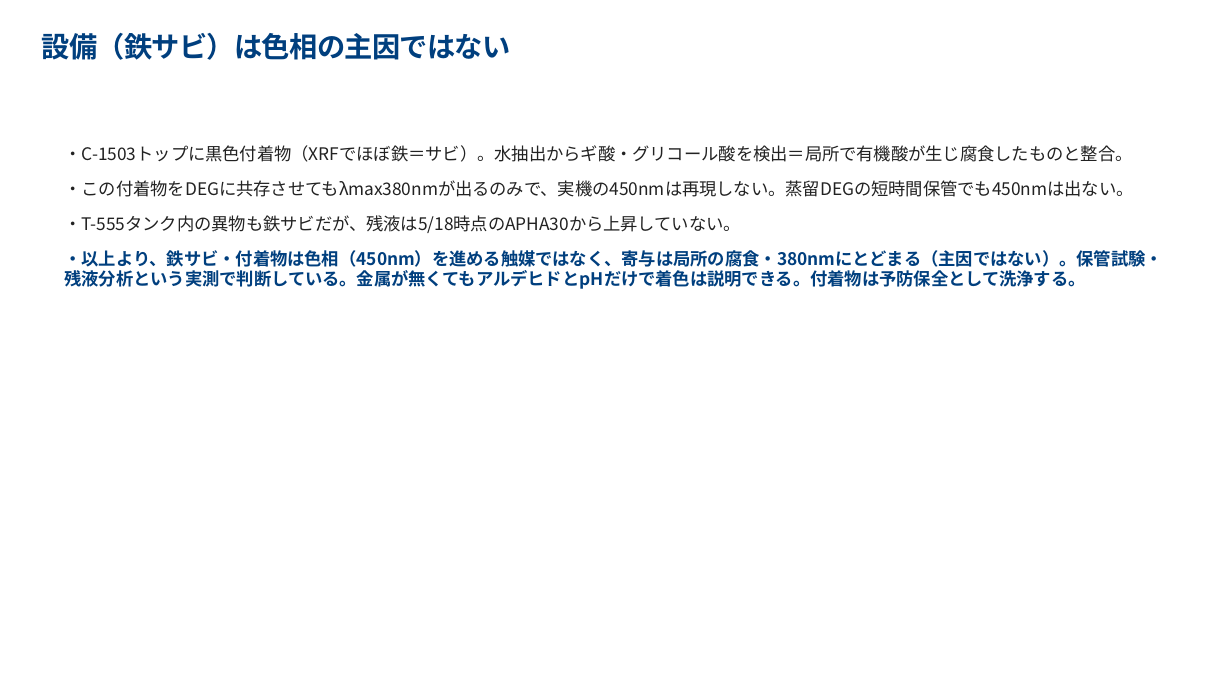
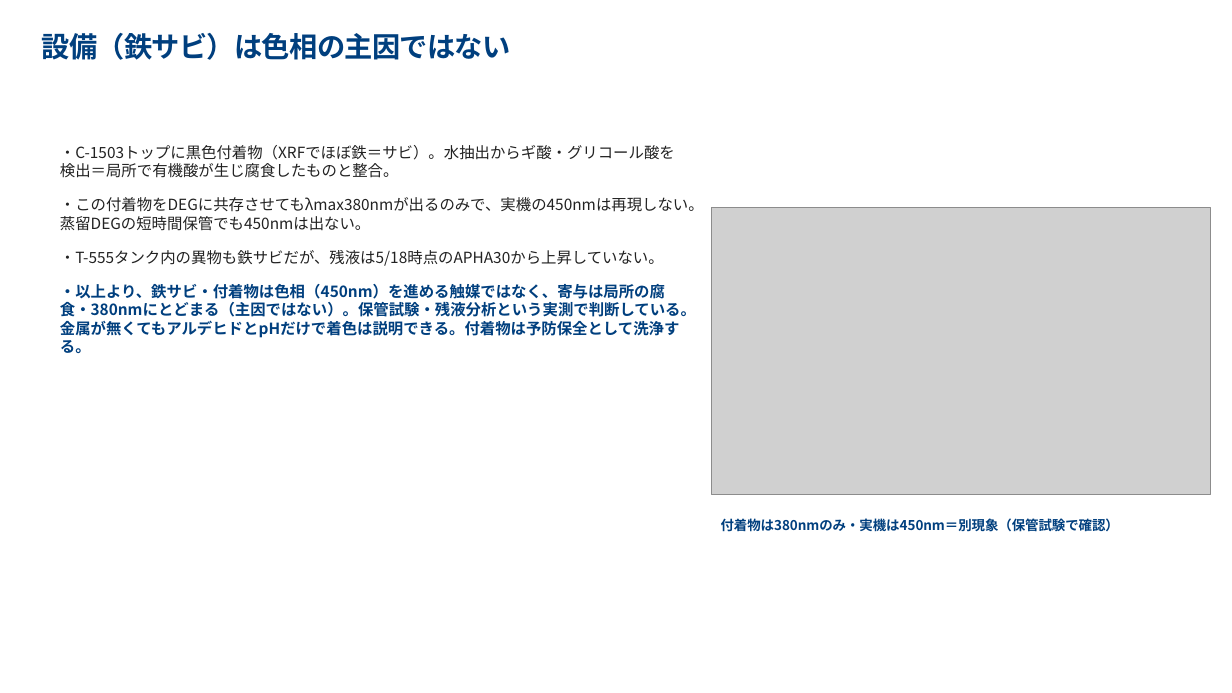
Before and after one commit to hiraoyosa-sys/Base, a slide deck: slide 8 of outputs/製品DEG色相悪化_対策会議.pptx (slide 7 before the commit). Drawn at 1232x693 pixels with LibreOffice and Linux fonts; fonts in the diff are those of the drawing; grey boxes stand for pictures. Boxes give left, top, right and bottom in pixels: in the first picture for what was removed or moved away, otherwise in the second. Text is boxed around its words. In the diff, an @@ line names an element or a change of style, - is before the commit and + after.

```diff
--- a/outputs/製品DEG色相悪化_対策会議.pptx
+++ b/outputs/製品DEG色相悪化_対策会議.pptx
@@ text "・C-1503トップに黒色付着物（XRFでほぼ鉄＝サビ）。水抽出からギ酸・グリコール酸を検出＝局所で有機酸が生じ腐食した ..." at [60,145,704,353]: size 13.5 to 12 pt; more space between paragraphs @@
@@ picture added at [712,208,1211,494] @@
@@ text added at [721,518,1119,532], 10.5 pt, text #003F7E, bold @@
+付着物は380nmのみ・実機は450nm＝別現象（保管試験で確認）
```
Also in this commit, not shown: 5 other slides changed, 1 slide added, 6 other files.
